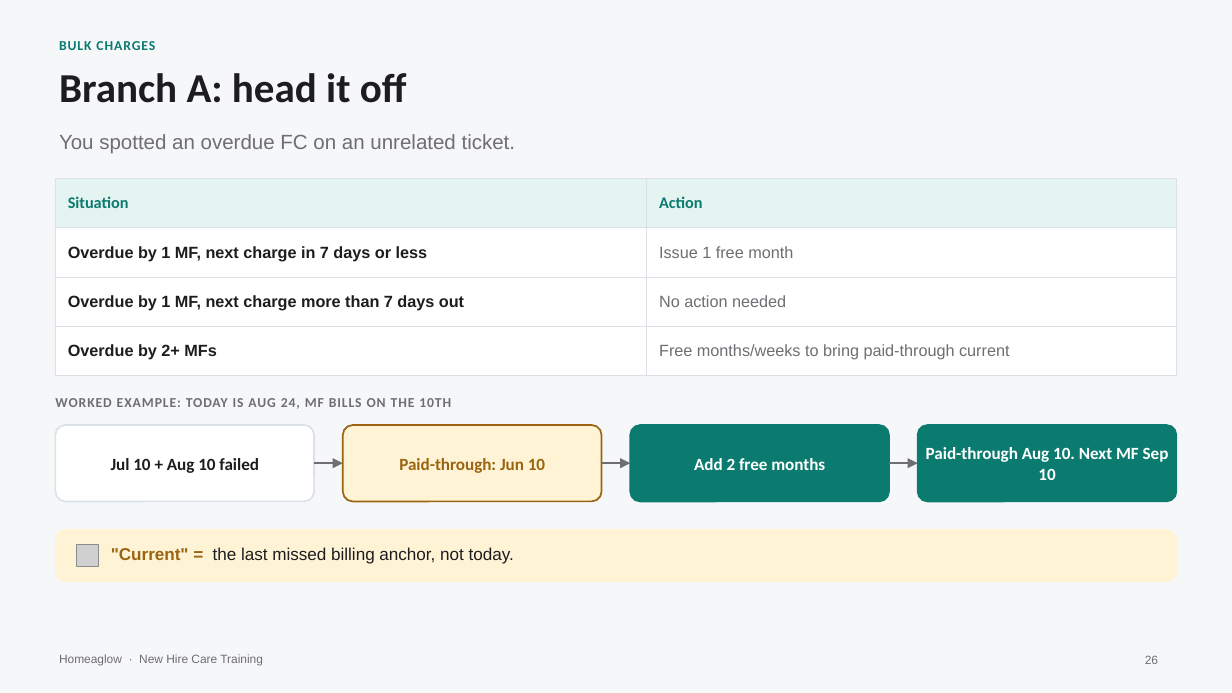
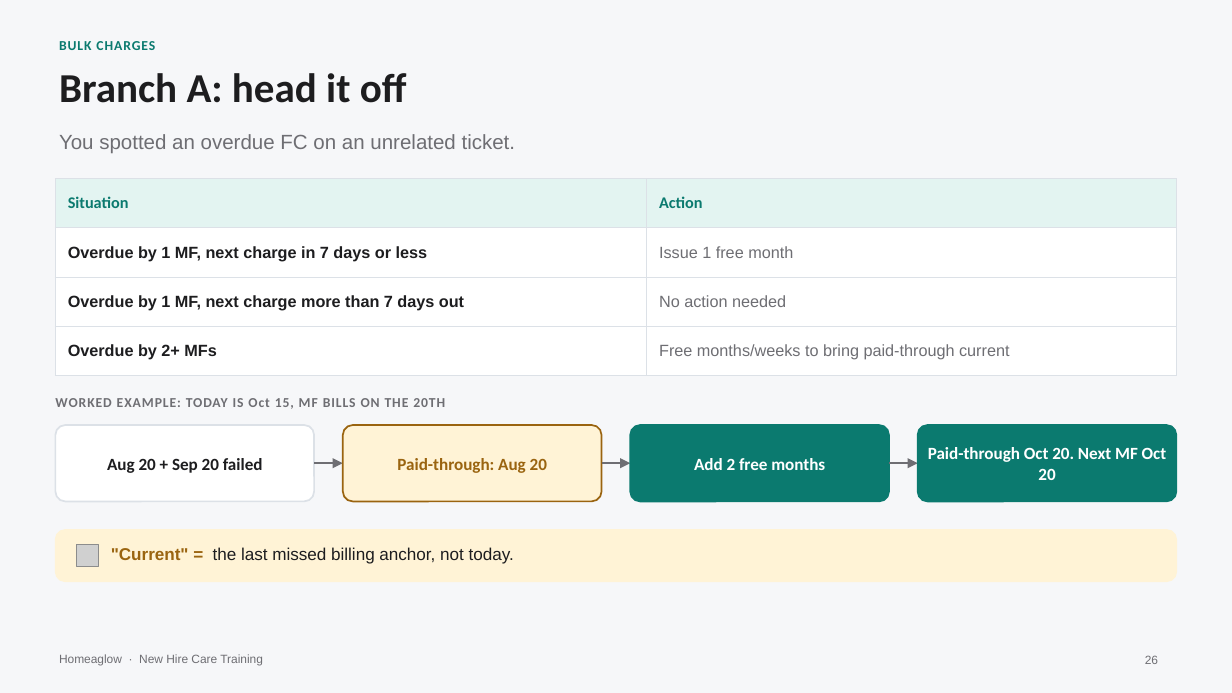
Before and after one commit to anjulimichelle/training, a slide deck: slide 26 of refunds-abuse-duplicates-bulk/refunds-abuse-duplicates-bulk.pptx. Drawn at 1232x693 pixels with LibreOffice and Linux fonts; fonts in the diff are those of the drawing; grey boxes stand for pictures. Boxes give left, top, right and bottom in pixels: in the first picture for what was removed or moved away, otherwise in the second. Text is boxed around its words. In the diff, an @@ line names an element or a change of style, - is before the commit and + after.

```diff
--- a/refunds-abuse-duplicates-bulk/refunds-abuse-duplicates-bulk.pptx
+++ b/refunds-abuse-duplicates-bulk/refunds-abuse-duplicates-bulk.pptx
@@ text at (x1=55, y1=398, x2=445, y2=409): text changed @@
-WORKED EXAMPLE: TODAY IS AUG 24, MF BILLS ON THE 10TH
+WORKED EXAMPLE: TODAY IS Oct 15, MF BILLS ON THE 20TH
@@ text at (x1=928, y1=447, x2=1167, y2=480): text changed @@
-Paid-through Aug 10. Next MF Sep 10
+Paid-through Oct 20. Next MF Oct 20
@@ text at (x1=107, y1=458, x2=263, y2=473): text changed @@
-Jul 10 + Aug 10 failed
+Aug 20 + Sep 20 failed
@@ text at (x1=397, y1=458, x2=547, y2=473): text changed @@
-Paid-through: Jun 10
+Paid-through: Aug 20
```
Also in this commit, not shown: 1 other slide changed, 1 slide added, 1 other file.
